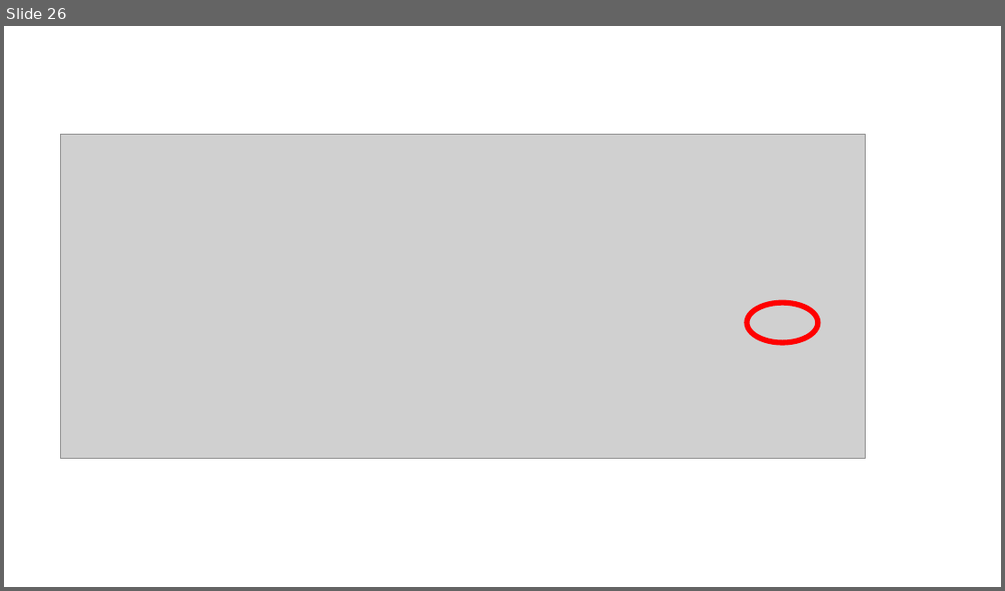
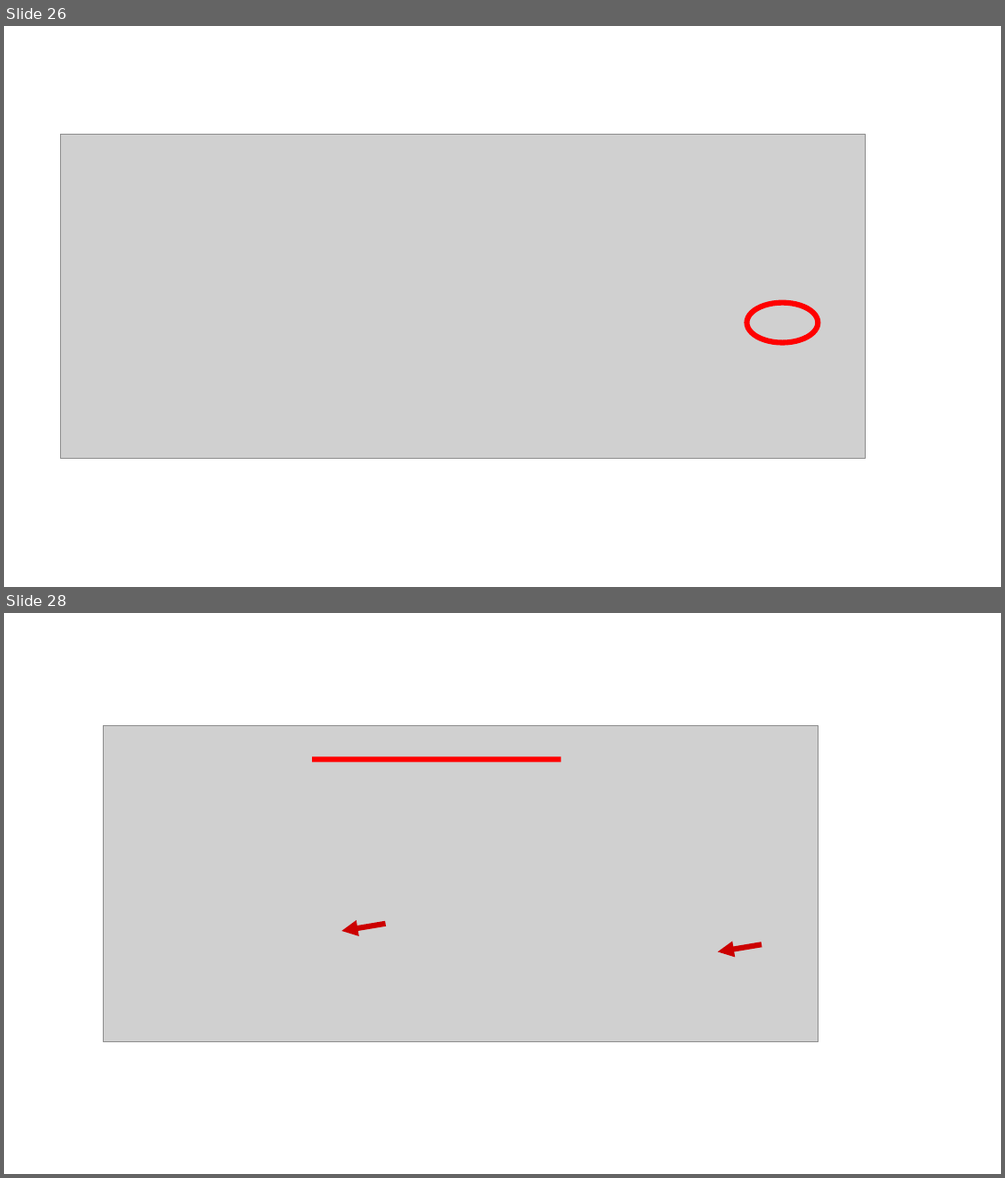
Before and after one commit to mbcladwell/ln7, a slide deck: ppt/lnwbootstrap.odp. Shown one above the other, each under a label of ours: slide 26 before the commit, slides 26 and 28 after it; the slides between them are not shown. The pictures are 1005x591 and 1005x1178 pixels, drawn with LibreOffice and Linux fonts; fonts in the diff are those of the drawing; grey boxes stand for pictures. Boxes give left, top, right and bottom in pixels: in the first picture for what was removed or moved away, otherwise in the second. Text is boxed around its words. In the diff, an @@ line names an element or a change of style, - is before the commit and + after.

```diff
--- a/ppt/lnwbootstrap.odp
+++ b/ppt/lnwbootstrap.odp
@@ slide 28 added at (x1=4, y1=613, x2=1001, y2=1174), background #FFFFFF @@
@@ picture added at (x1=104, y1=726, x2=818, y2=1042) @@
@@ line added from (313, 760) to (561, 760), #FF0000 4.31 pt @@
@@ arrow added from (386, 924) to (341, 931), #CC0000 4.31 pt @@
@@ arrow added from (762, 944) to (718, 952), #CC0000 4.31 pt @@
```
Also in this commit, not shown: 6 other slides added, 19 other files.
